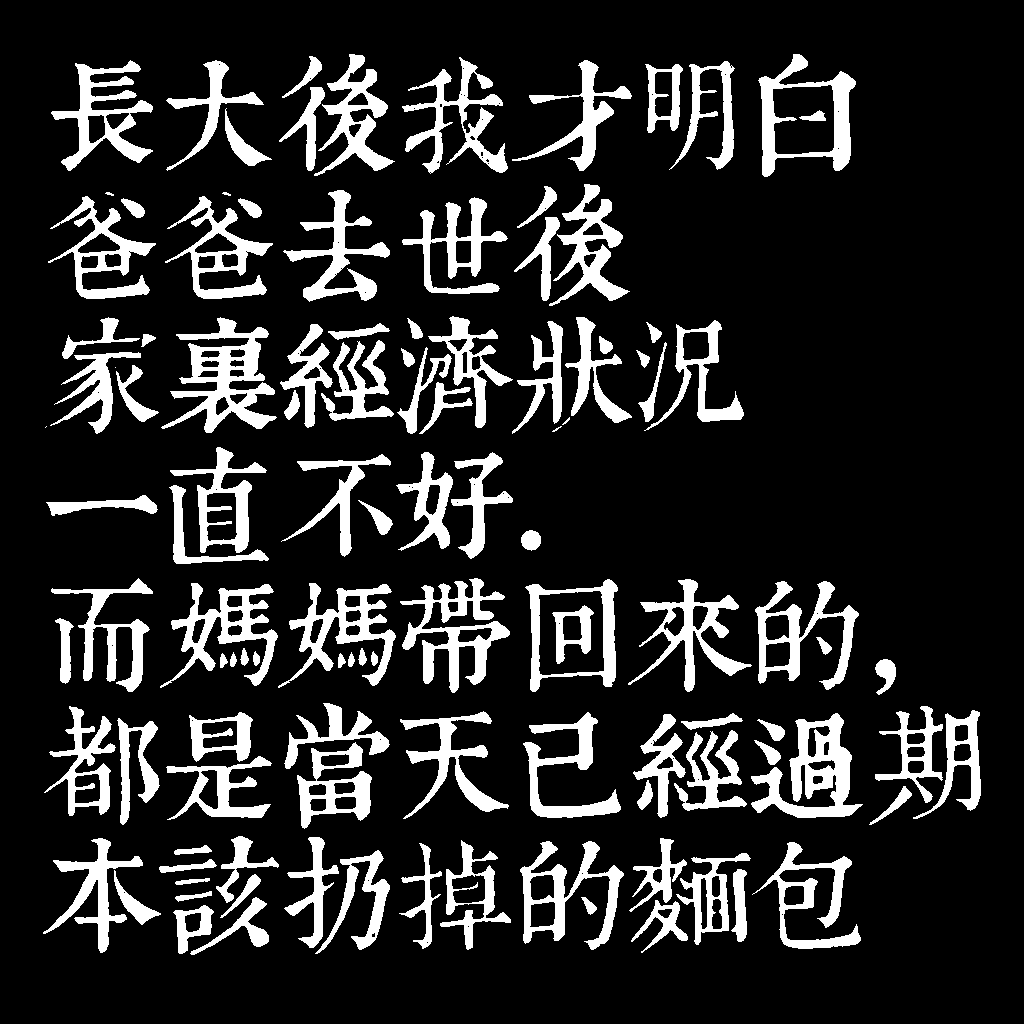
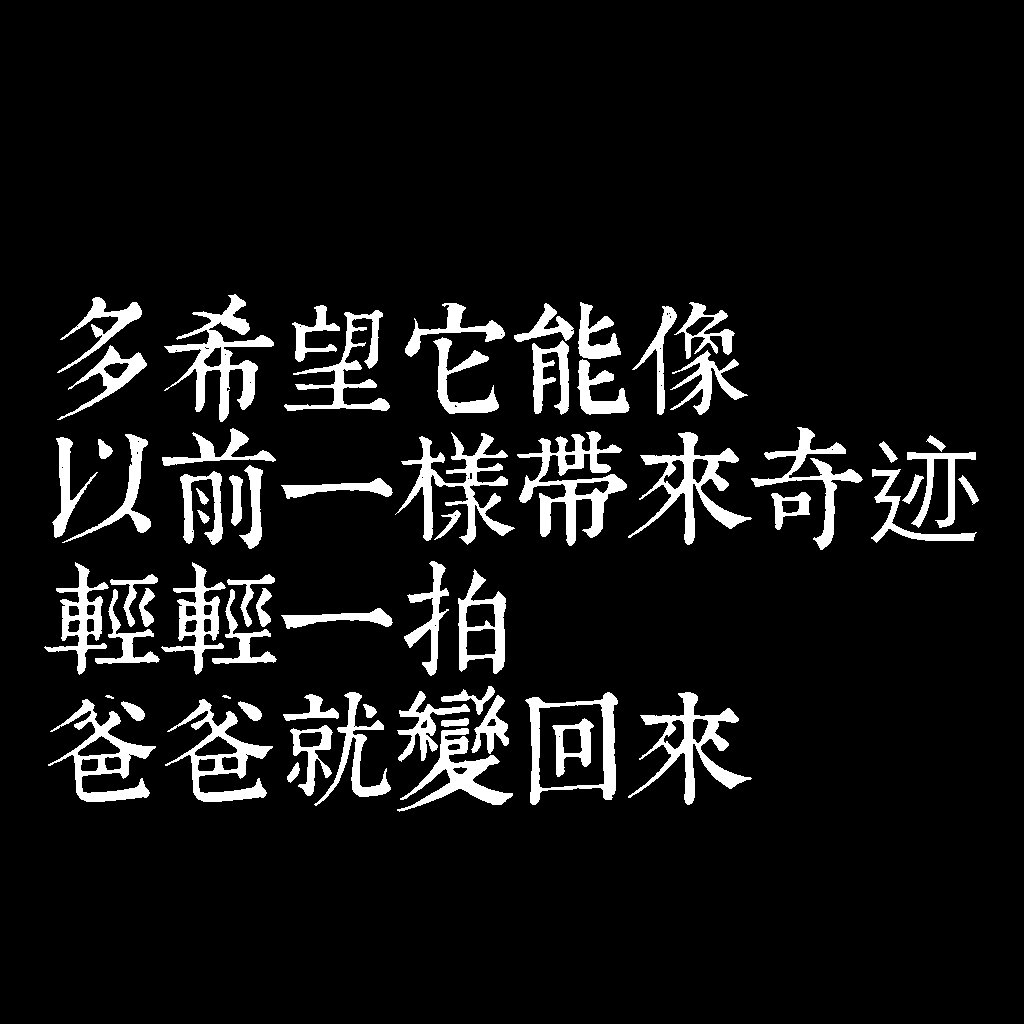
Comparing the layer stacks of the two 1024x1024 images. Changes:
renamed "長大後我才明白 爸爸去世後 家裡經濟狀況 一直不好. 而媽媽帶回來的， 都是當天已經過期 本該扔掉的麵包" to "多希望它能像 以前一樣帶來奇迹 輕輕一拍 爸爸就變回來", painted on it over bbox(43, 54, 981, 955)
